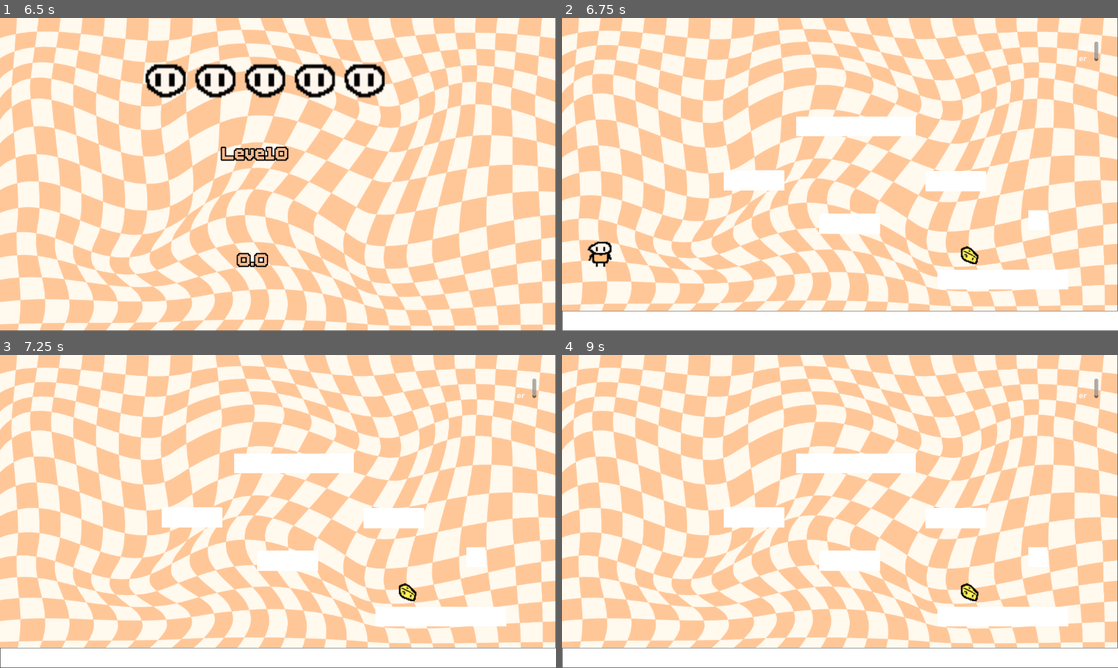
Above: before the commit, frames 1-4 (two rows, left to right).
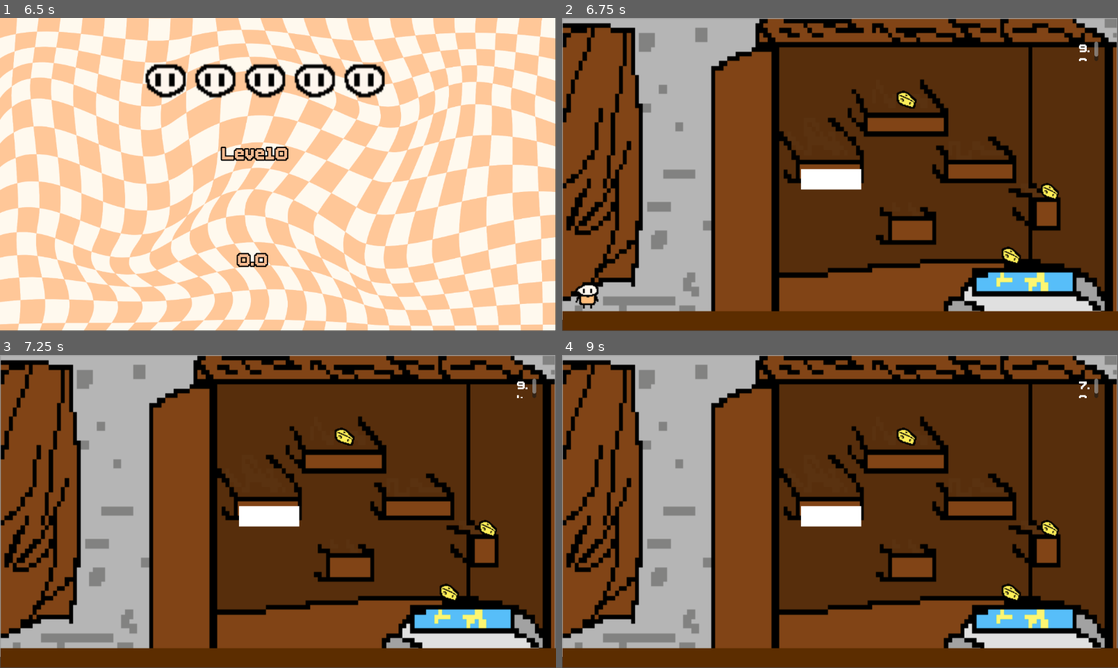
Above: after the commit, the same moments.

Repository: Doctor-Quack/Lil-Ware-Game
Game: Godot game, scene res://Scenes/title_screen.tscn
Same seed, same stepped clock (60 frames per second), same inputs: the game is played once before the commit and once after it.
Inputs (mouse positions are in pixels of both pictures, inside the frame that each line leads up to):
- Up to frame 1 (6.5 s): click "Start Run" at 0.5 s; tap Enter (ui_accept) at 1.25, 1.52, 2.27, 3.5, 3.77, 4.52, 5, 5.27, 5.75 s; move the mouse to (400, 158) at 1.27 s; hold Right (ui_right) 1.28-2.78 s; tap Alt every 1.5 s from 1.35 to 5.85 s; click (400, 158) at 1.42 s; move the mouse to (166, 190) at 2.02 s; tap Shift at 2.1, 3.6, 5.1 s; move the mouse to (333, 105) at 2.77 s; hold Left (ui_left) 2.78-3.53 s; move the mouse to (250, 237) at 3.52 s; hold Right (ui_right) 3.53-5.03 s; click (250, 237) at 3.67 s; move the mouse to (444, 221) at 4.27 s; move the mouse to (111, 127) at 5.02 s; hold Left (ui_left) 5.03-5.78 s; move the mouse to (305, 174) at 5.77 s; hold Right (ui_right) from 5.78 s (still down); click (305, 174) at 5.92 s
- Up to frame 2 (6.75 s): tap Enter (ui_accept) at 6.5 s; move the mouse to (756, 96) at 6.52 s; release Right (ui_right) at 6.53 s; hold Left (ui_left) from 6.53 s (still down); tap Shift at 6.6 s
- Up to frame 3 (7.25 s): keep holding Left (ui_left); tap Enter (ui_accept) at 6.77 s
- Up to frame 4 (9 s): move the mouse to (962, 495) at 7.27 s; tap Alt at 7.35, 8.85 s; tap Enter (ui_accept) at 7.52, 8, 8.27 s; move the mouse to (728, 527) at 8.02 s; release Left (ui_left) at 8.03 s; hold Right (ui_right) from 8.03 s (still down); tap Shift at 8.1 s; click (728, 527) at 8.17 s; move the mouse to (895, 442) at 8.77 s

Frame 1 is identical in both runs. In frame 2, 100% of the frame differs, in the area x 0-100%, y 0-100%; in frame 3, 100%; in frame 4, 100%.
Error before the commit: Attempt to call function 'overlaps_area' in base 'null instance' on a null instance. (res://Scenes/cheese.gd:9)

Commit message:
finished platformer level
lots of debugging, mainly due to typos and level design. level is semi functional, and very hard.

Diff:
--- a/Scenes/cheese.gd
+++ b/Scenes/cheese.gd
@@ -1,12 +1,12 @@
 extends Node2D
-@onready var player: CharacterBody2D = $"../Player"
-@onready var self_area: = $Area2D
-@onready var player_area: = $"../Player/Area2D"
+@onready var player: CharacterBody2D = $"../player"
+@onready var self_area = $Area2D
+@onready var player_area = $"../player/Area2D"
 
 signal cheese_collected
 
-func _process(delta: float) -> void:
+func _process(_delta: float) -> void:
 	if player_area.overlaps_area(self_area): #checks if the cheese is overlapping with the player
 		if self.visible:
-			emit_signal("garlic_collected") #signals broadcast
+			emit_signal("cheese_collected") #signals broadcast
 			self.hide() #dissapears, looking like it was collected
--- a/Scenes/minigame_1.gd
+++ b/Scenes/minigame_1.gd
@@ -1,3 +1,20 @@
 extends Node2D
 
 @onready var minigame_timer: Node2D = $"minigame_timer"
+var cheese_collected = 0 #checks ofg how many cheese has been taken
+var timer_end = false #checks if timer ended
+func _ready() -> void:
+	await minigame_timer.Timer(10.0) #accessing a function from this node after this is completed
+	timer_end = true #if timer finishes
+func _process(_delta: float) -> void:
+	if cheese_collected == 3: #two equals signs asks if the values are the same
+		if Global.minigames_done > 3: #uses the global script to see how many minigames have been done
+			get_tree().change_scene_to_file("res://Scenes/done_scene.tscn") #changes screen into a not yet created scene
+		else:
+			get_tree().change_scene_to_file("res://Scenes/level_scene.tscn") #back to the intermission screen
+	if timer_end:
+		Global.minigames_done -=1
+		Global.lives -= 1 #lose one life
+		get_tree().change_scene_to_file("res://Scenes/level_scene.tscn")
+func cheese_collect() -> void:
+	cheese_collected = cheese_collected +1
--- a/Scenes/minigame_1.tscn
+++ b/Scenes/minigame_1.tscn
@@ -1,7 +1,7 @@
 [gd_scene format=3 uid="uid://bhu877hpe1wqi"]
 
 [ext_resource type="Script" uid="uid://cfvtnag0rtbmc" path="res://Scenes/minigame_1.gd" id="1_0uv5o"]
-[ext_resource type="Texture2D" uid="uid://ch06ehr3yooda" path="res://textures/level intermission.png" id="1_enoba"]
+[ext_resource type="Texture2D" uid="uid://crf6w117x7ahm" path="res://textures/Screenshot 2026-10-25 at 2.08.02 pm.png" id="2_0uv5o"]
 [ext_resource type="PackedScene" uid="uid://dfqqemqxgub2u" path="res://Scenes/player.tscn" id="2_11mgy"]
 [ext_resource type="Texture2D" uid="uid://cacetnam6qrc2" path="res://textures/cheese_collectible.png" id="3_f6tb2"]
 [ext_resource type="Script" uid="uid://biw45wrti3adx" path="res://Scenes/cheese.gd" id="4_ojqsy"]
@@ -56,8 +56,8 @@
 [node name="background" type="TextureRect" parent="." unique_id=1700123286]
 offset_right = 40.0
 offset_bottom = 40.0
-scale = Vector2(28.774893, 15.149857)
-texture = ExtResource("1_enoba")
+scale = Vector2(28.774893, 15.61792)
+texture = ExtResource("2_0uv5o")
 expand_mode = 1
 
 [node name="Parallax2D" type="Parallax2D" parent="background" unique_id=1689349550]
@@ -72,14 +72,16 @@
 offset_right = 41.0
 offset_bottom = 647.0
 scale = Vector2(28.806288, 1.0077256)
+color = Color(0.36185527, 0.17538247, 0, 1)
 
 [node name="CollisionShape2D" type="CollisionShape2D" parent="platform1" unique_id=1260243657]
 position = Vector2(578, 627)
 shape = SubResource("RectangleShape2D_8vltv")
 
 [node name="platform2" type="StaticBody2D" parent="." unique_id=963518062]
-position = Vector2(1049, -95)
-scale = Vector2(-0.23464888, 1.0146861)
+visible = false
+position = Vector2(1057, -92)
+scale = Vector2(-0.17860988, 1.0199993)
 
 [node name="ColorRect" type="ColorRect" parent="platform2" unique_id=1341246171]
 offset_left = 1.0
@@ -93,8 +95,9 @@
 shape = SubResource("RectangleShape2D_8vltv")
 
 [node name="platform3" type="StaticBody2D" parent="." unique_id=743581098]
-position = Vector2(659, -217)
-scale = Vector2(-0.10956905, 1.0250577)
+visible = false
+position = Vector2(785, -192)
+scale = Vector2(-0.105949685, 1.0107222)
 
 [node name="ColorRect" type="ColorRect" parent="platform3" unique_id=923877582]
 offset_left = 1.0
@@ -108,8 +111,8 @@
 shape = SubResource("RectangleShape2D_8vltv")
 
 [node name="platform4" type="StaticBody2D" parent="." unique_id=313001281]
-position = Vector2(461, -307)
-scale = Vector2(-0.10956905, 1.0250577)
+position = Vector2(620, -326.00003)
+scale = Vector2(-0.1085788, 1.0520376)
 
 [node name="ColorRect" type="ColorRect" parent="platform4" unique_id=266336506]
 offset_left = 1.0
@@ -123,8 +126,9 @@
 shape = SubResource("RectangleShape2D_8vltv")
 
 [node name="platform5" type="StaticBody2D" parent="." unique_id=1486979136]
-position = Vector2(879.00006, -305)
-scale = Vector2(-0.10956905, 1.0250577)
+visible = false
+position = Vector2(931.00006, -331.00003)
+scale = Vector2(-0.10624996, 1.0527717)
 
 [node name="ColorRect" type="ColorRect" parent="platform5" unique_id=957877800]
 offset_left = 1.0
@@ -138,8 +142,9 @@
 shape = SubResource("RectangleShape2D_8vltv")
 
 [node name="platform6" type="StaticBody2D" parent="." unique_id=757530230]
-position = Vector2(485, -410)
-scale = Vector2(0.21539752, 1.0119642)
+visible = false
+position = Vector2(625, -417)
+scale = Vector2(0.15448524, 1.0190073)
 
 [node name="ColorRect" type="ColorRect" parent="platform6" unique_id=1626386407]
 offset_left = 1.0
@@ -153,8 +158,9 @@
 shape = SubResource("RectangleShape2D_8vltv")
 
 [node name="platform7" type="StaticBody2D" parent="." unique_id=1193000724]
-position = Vector2(966, -217.00002)
-scale = Vector2(0.03456537, 1.0139533)
+visible = false
+position = Vector2(989, -228)
+scale = Vector2(0.041965853, 1.0132309)
 
 [node name="ColorRect" type="ColorRect" parent="platform7" unique_id=347651775]
 offset_left = 1.0
@@ -168,12 +174,12 @@
 shape = SubResource("RectangleShape2D_8vltv")
 
 [node name="player" parent="." unique_id=548842010 instance=ExtResource("2_11mgy")]
-position = Vector2(131, 467.00006)
+position = Vector2(104, 563)
 scale = Vector2(1.8963213, 1.7808776)
 
 [node name="cheese" type="Node2D" parent="." unique_id=1371202806]
 position = Vector2(-16, -7)
-scale = Vector2(0.9839781, 1.0004193)
+scale = Vector2(1.0824113, 1.0015202)
 script = ExtResource("4_ojqsy")
 
 [node name="cheese_collectible" type="TextureRect" parent="cheese" unique_id=998517079]
@@ -197,7 +203,61 @@
 scale = Vector2(1.0881613, 1.2923963)
 shape = SubResource("CircleShape2D_8vltv")
 
+[node name="cheese2" type="Node2D" parent="." unique_id=134148559]
+position = Vector2(-258, -330)
+scale = Vector2(1.1110965, 1.0015379)
+script = ExtResource("4_ojqsy")
+
+[node name="cheese_collectible" type="TextureRect" parent="cheese2" unique_id=287993636]
+offset_left = 848.0
+offset_top = 470.0
+offset_right = 888.0
+offset_bottom = 510.0
+scale = Vector2(1.3392822, 1.2836404)
+texture = ExtResource("3_f6tb2")
+
+[node name="floating_animation" type="AnimationPlayer" parent="cheese2" unique_id=626847568]
+root_node = NodePath("../..")
+libraries/ = SubResource("AnimationLibrary_5txvl")
+
+[node name="Area2D" type="Area2D" parent="cheese2" unique_id=1250893002]
+position = Vector2(876.03577, 498.79086)
+scale = Vector2(2.3317432, 1.7224749)
+
+[node name="CollisionShape2D" type="CollisionShape2D" parent="cheese2/Area2D" unique_id=1609621945]
+position = Vector2(-0.004623562, -0.1248886)
+scale = Vector2(1.0881613, 1.2923963)
+shape = SubResource("CircleShape2D_8vltv")
+
+[node name="cheese3" type="Node2D" parent="." unique_id=1810024126]
+position = Vector2(132, -119.000015)
+scale = Vector2(1.0049053, 0.9599764)
+script = ExtResource("4_ojqsy")
+
+[node name="cheese_collectible" type="TextureRect" parent="cheese3" unique_id=1270329135]
+offset_left = 848.0
+offset_top = 470.0
+offset_right = 888.0
+offset_bottom = 510.0
+scale = Vector2(1.3392822, 1.2836404)
+texture = ExtResource("3_f6tb2")
+
+[node name="floating_animation" type="AnimationPlayer" parent="cheese3" unique_id=419208310]
+root_node = NodePath("../..")
+libraries/ = SubResource("AnimationLibrary_5txvl")
+
+[node name="Area2D" type="Area2D" parent="cheese3" unique_id=2007639589]
+position = Vector2(876.03577, 498.79086)
+scale = Vector2(2.3317432, 1.7224749)
+
+[node name="CollisionShape2D" type="CollisionShape2D" parent="cheese3/Area2D" unique_id=1842401365]
+position = Vector2(-0.004623562, -0.1248886)
+scale = Vector2(1.0881613, 1.2923963)
+shape = SubResource("CircleShape2D_8vltv")
+
 [node name="minigame_timer" parent="." unique_id=877139059 instance=ExtResource("6_jmcek")]
 position = Vector2(1071, 49)
 
 [connection signal="cheese_collected" from="cheese" to="player" method="_on_cheese_cheese_collected"]
+[connection signal="cheese_collected" from="cheese2" to="player" method="_on_cheese_cheese_collected"]
+[connection signal="cheese_collected" from="cheese3" to="player" method="_on_cheese_cheese_collected"]
--- /dev/null
+++ b/Scenes/minigame_2.tscn
@@ -0,0 +1,3 @@
+[gd_scene format=3 uid="uid://bwryocvbsidy0"]
+
+[node name="minigame_2" type="Node2D" unique_id=384306619]
--- a/Scenes/minigame_timer.gd
+++ b/Scenes/minigame_timer.gd
@@ -1,5 +1,5 @@
 extends Node2D
-@onready var timer: RichTextLabel = $timer #literally just the richlabeltext
+@onready var timer: RichTextLabel = $minigame_timer #literally just the richlabeltext
 
 var time : float
 
--- a/Scenes/minigame_timer.tscn
+++ b/Scenes/minigame_timer.tscn
@@ -1,11 +1,14 @@
 [gd_scene format=3 uid="uid://67akd58ra2no"]
 
 [ext_resource type="Script" uid="uid://cgtb358v3ms3v" path="res://Scenes/minigame_timer.gd" id="1_n0myg"]
+[ext_resource type="FontFile" uid="uid://6ywva5a6wafu" path="res://textures/BoldPixels.ttf" id="2_ob6ma"]
 
 [node name="minigame_timer" type="Node2D" unique_id=877139059]
 script = ExtResource("1_n0myg")
 
-[node name="RichTextLabel" type="RichTextLabel" parent="." unique_id=2118485443]
+[node name="minigame_timer" type="RichTextLabel" parent="." unique_id=2118485443]
 offset_right = 40.0
 offset_bottom = 40.0
+theme_override_fonts/normal_font = ExtResource("2_ob6ma")
+theme_override_font_sizes/normal_font_size = 32
 text = "timer"
Binary file added: Scenes/Screenshot 2026-10-25 at 2.08.02 pm.png
Not shown, added: Scenes/Screenshot 2026-10-25 at 2.08.02 pm.png.import
Binary file added: textures/Screenshot 2026-10-25 at 2.08.02 pm.png
Not shown, added: textures/Screenshot 2026-10-25 at 2.08.02 pm.png.import
